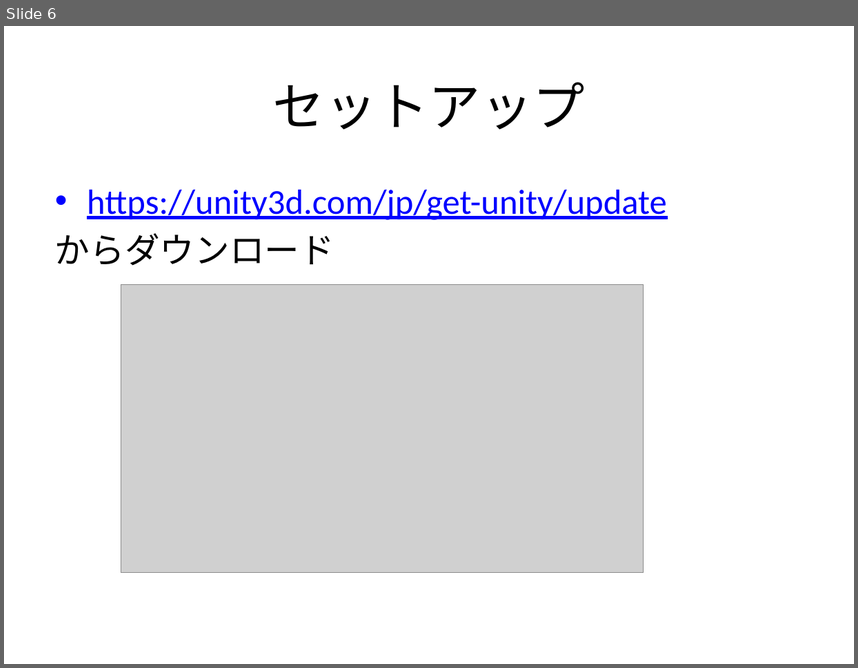
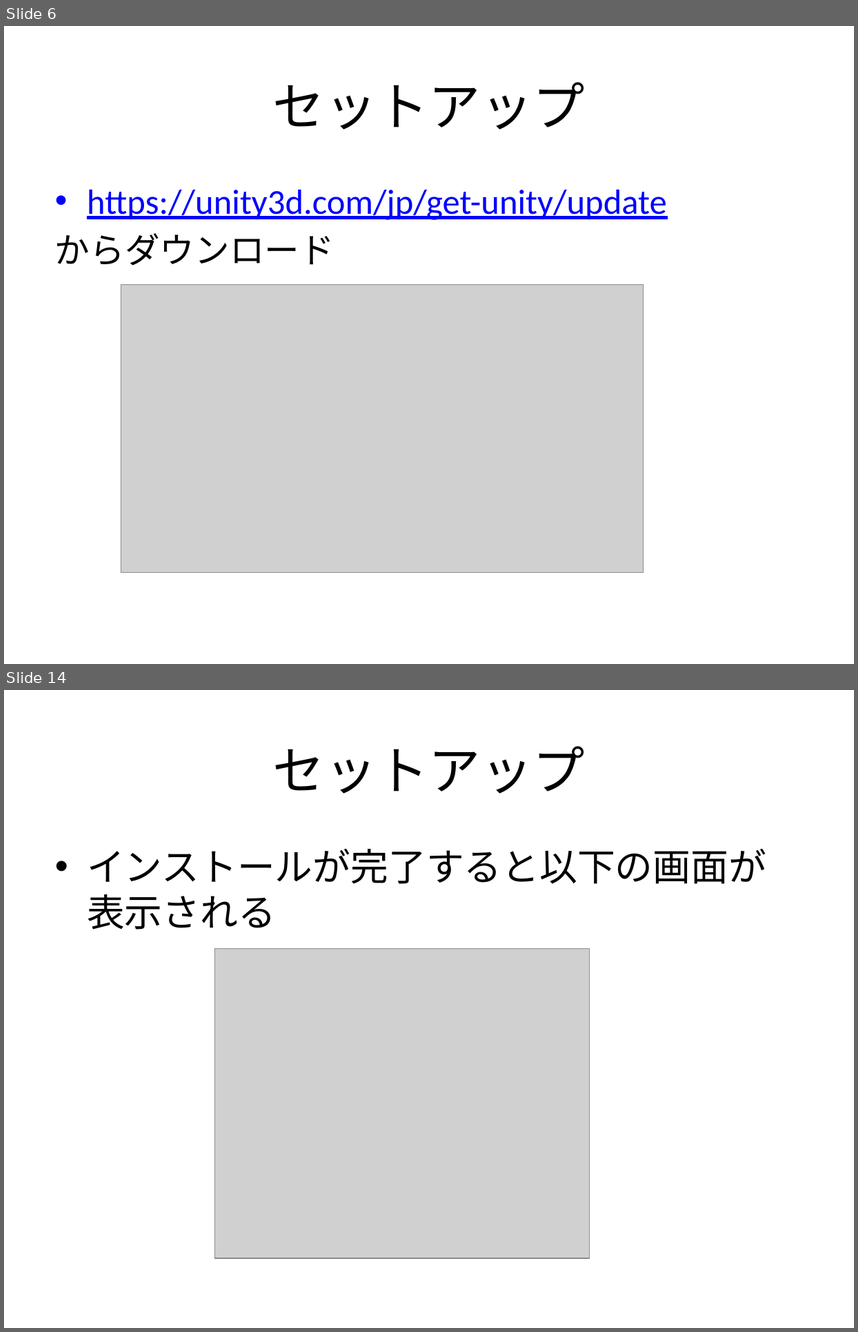
Before and after one commit to orochitungus/madoka_BAW, a slide deck: 講座資料/ゲーム開発講座２.pptx. Shown one above the other, each under a label of ours: slide 6 before the commit, slides 6 and 14 after it; the slides between them are not shown. The pictures are 858x668 and 858x1332 pixels, drawn with LibreOffice and Linux fonts; fonts in the diff are those of the drawing; grey boxes stand for pictures. Boxes give left, top, right and bottom in pixels: in the first picture for what was removed or moved away, otherwise in the second. Text is boxed around its words. In the diff, an @@ line names an element or a change of style, - is before the commit and + after.

Commit message:
資料2をアップ

```diff
--- a/講座資料/ゲーム開発講座２.pptx
+++ b/講座資料/ゲーム開発講座２.pptx
@@ slide 14 added at (x1=4, y1=690, x2=854, y2=1328), background #FFFFFF @@
@@ title added at (x1=273, y1=746, x2=585, y2=793), 44 pt, text #000000 @@
+セットアップ
@@ text added at (x1=87, y1=848, x2=766, y2=929), 32 pt, text #000000 @@
+• インストールが完了すると以下の画面が表示される
@@ picture added at (x1=215, y1=949, x2=590, y2=1258) @@
```
Also in this commit, not shown: 1 slide changed, 14 other slides added.
